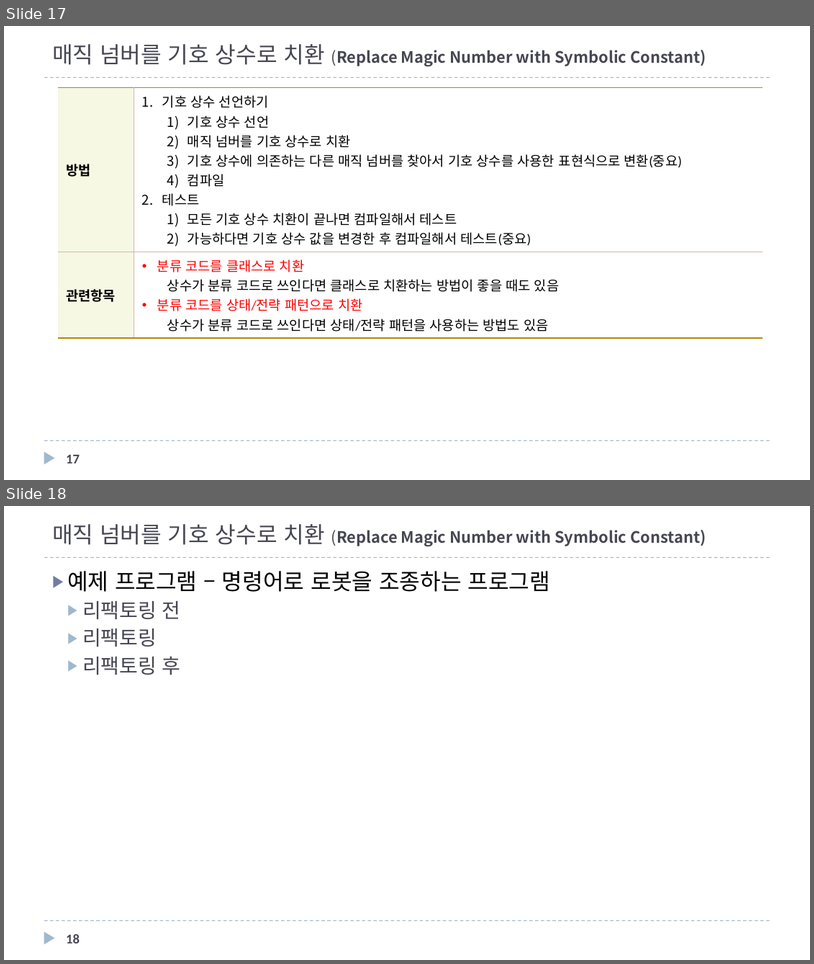
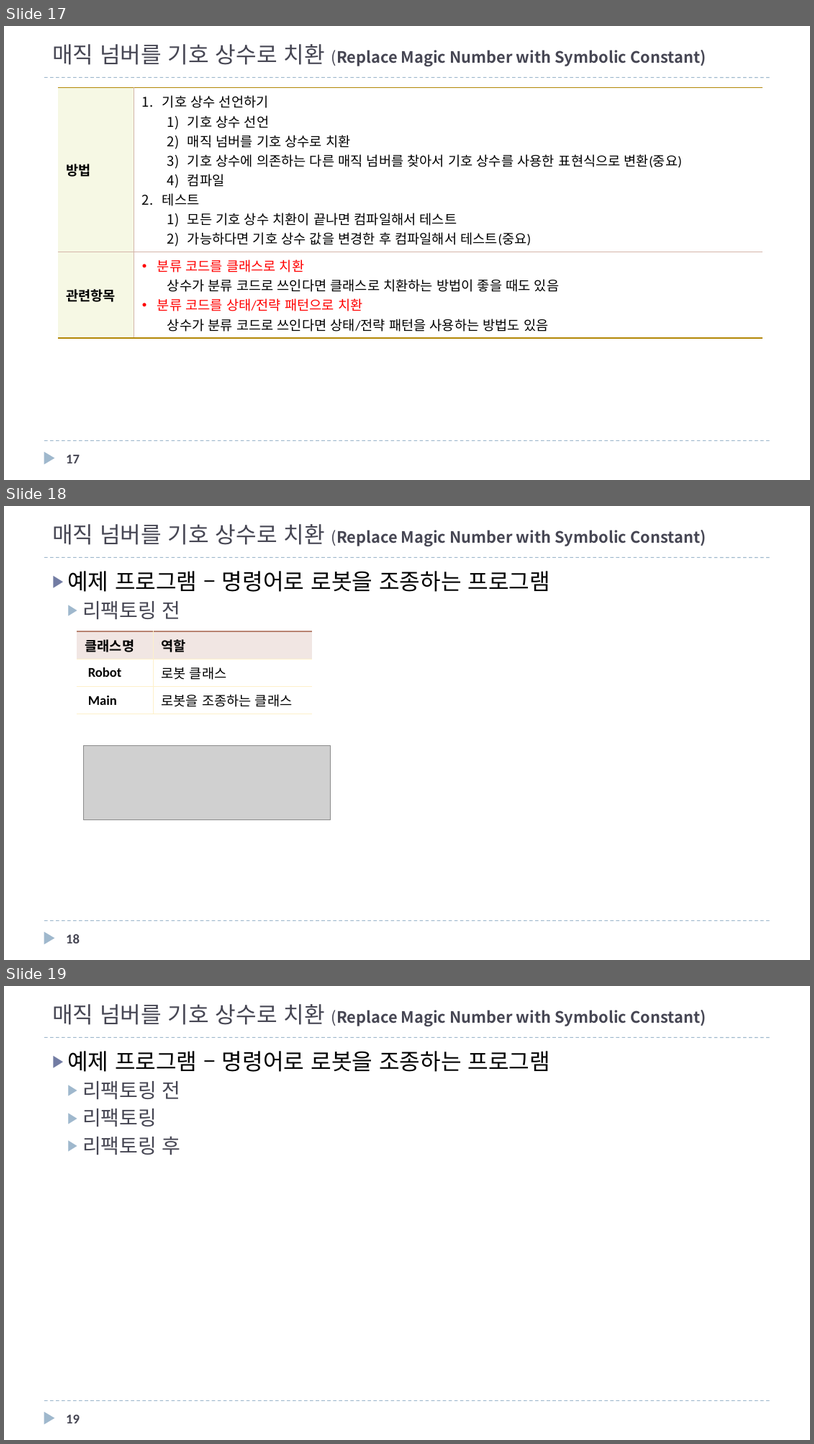
Before and after one commit to mkgungor/refactoring_java, a slide deck: ppt/자바로 배우는 리팩토링 입문.pptx. Shown one above the other, each under a label of ours: slides 17 and 18 before the commit, slides 17, 18 and 19 after it. The pictures are 814x964 and 814x1444 pixels, drawn with LibreOffice and Linux fonts; fonts in the diff are those of the drawing; grey boxes stand for pictures. Boxes give left, top, right and bottom in pixels: in the first picture for what was removed or moved away, otherwise in the second. Text is boxed around its words. In the diff, an @@ line names an element or a change of style, - is before the commit and + after.

```diff
--- a/ppt/자바로 배우는 리팩토링 입문.pptx
+++ b/ppt/자바로 배우는 리팩토링 입문.pptx
@@ slide 18 added at (4,506,810,960), background #FFFFFF; not listed: 3 template elements that a slide beside it also shows @@
@@ title added at (52,524,706,547), 14 pt, text #464653, bold @@
+매직 넘버를 기호 상수로 치환 (Replace Magic Number with Symbolic Constant)
@@ text added at (67,571,550,619), 20 pt, text #000000 @@
+▶ 예제 프로그램 – 명령어로 로봇을 조종하는 프로그램
+  ▶ 리팩토링 전
@@ table added at (77,631,312,710), 3 rows, 2 columns @@
+클래스명 | 역할
+Robot | 로봇 클래스
+Main | 로봇을 조종하는 클래스
@@ picture added at (83,746,329,820) @@
@@ page number added at (66,934,80,943), 12 pt, text #464653, bold @@
+18
@@ what was slide 18 is now slide 19 @@
@@ page number at (66,1414,80,1423): text changed @@
-18
+19
```
Also in this commit, not shown: 2 slides changed, 11 other files.
